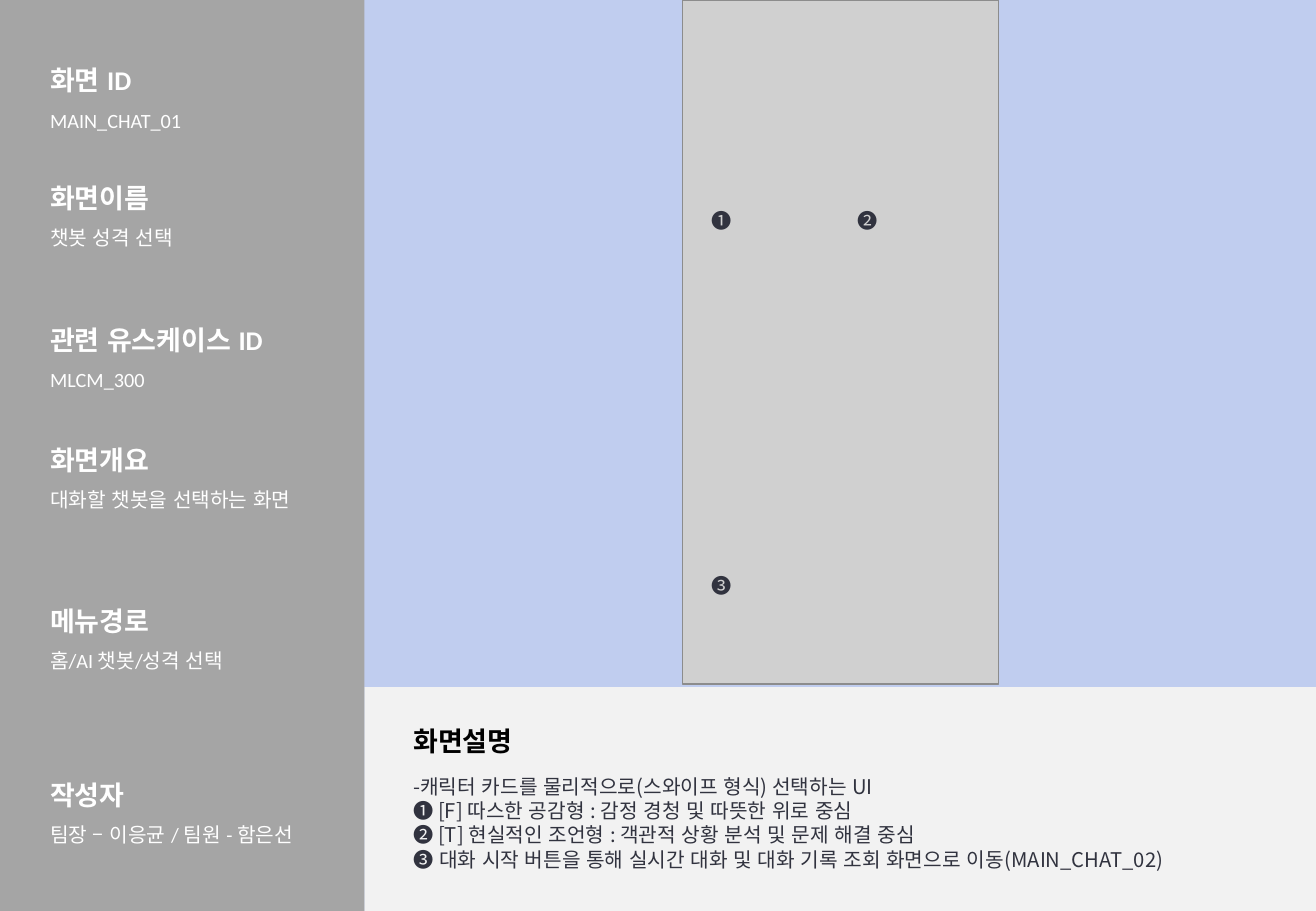
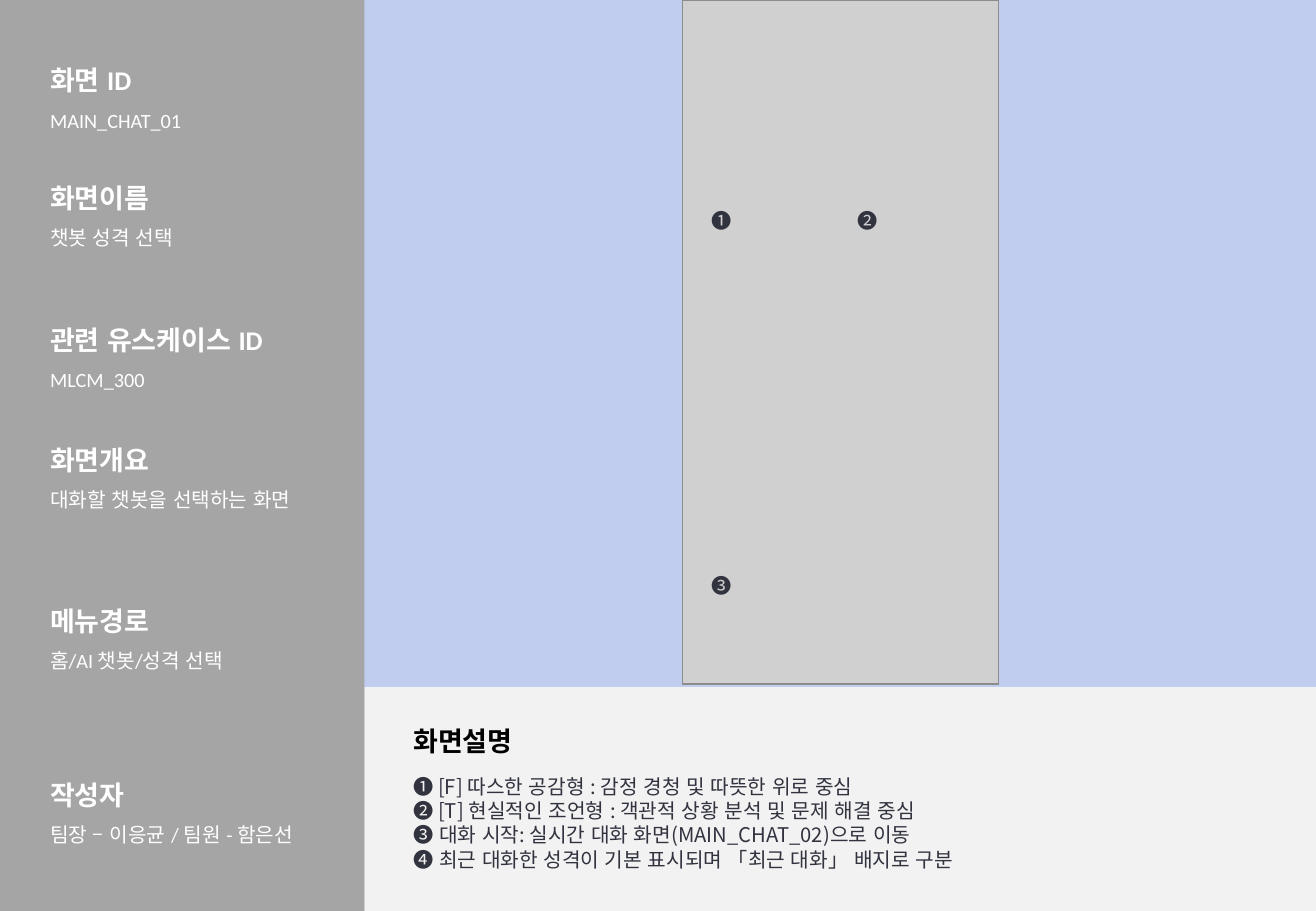
Before and after one commit to 2026-SMHRD-KDT-HealthCare-5/lisn, a slide deck: slide 12 of Documents/화면설계서_귀기울임.pptx. Drawn at 1316x911 pixels with LibreOffice and Linux fonts; fonts in the diff are those of the drawing; grey boxes stand for pictures. Boxes give left, top, right and bottom in pixels: in the first picture for what was removed or moved away, otherwise in the second. Text is boxed around its words. In the diff, an @@ line names an element or a change of style, - is before the commit and + after.

```diff
--- a/Documents/화면설계서_귀기울임.pptx
+++ b/Documents/화면설계서_귀기울임.pptx
@@ text at bbox=[413, 777, 872, 798]: paragraph removed @@
--캐릭터 카드를 물리적으로(스와이프 형식) 선택하는 UI
@@ text at bbox=[413, 821, 953, 873]: text changed @@
-❸ 대화 시작 버튼을 통해 실시간 대화 및 대화 기록 조회 화면으로 이동(MAIN_CHAT_02)
+❸ 대화 시작: 실시간 대화 화면(MAIN_CHAT_02)으로 이동
+❹ 최근 대화한 성격이 기본 표시되며 「최근 대화」 배지로 구분
```
Also in this commit, not shown: 4 other slides changed, 7 other files.
